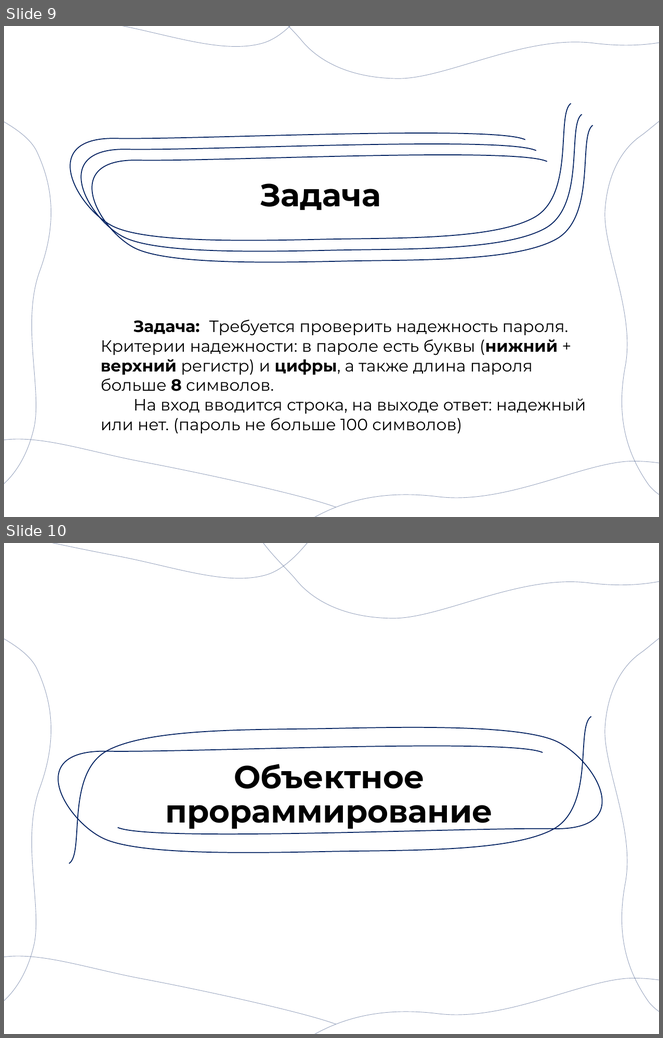
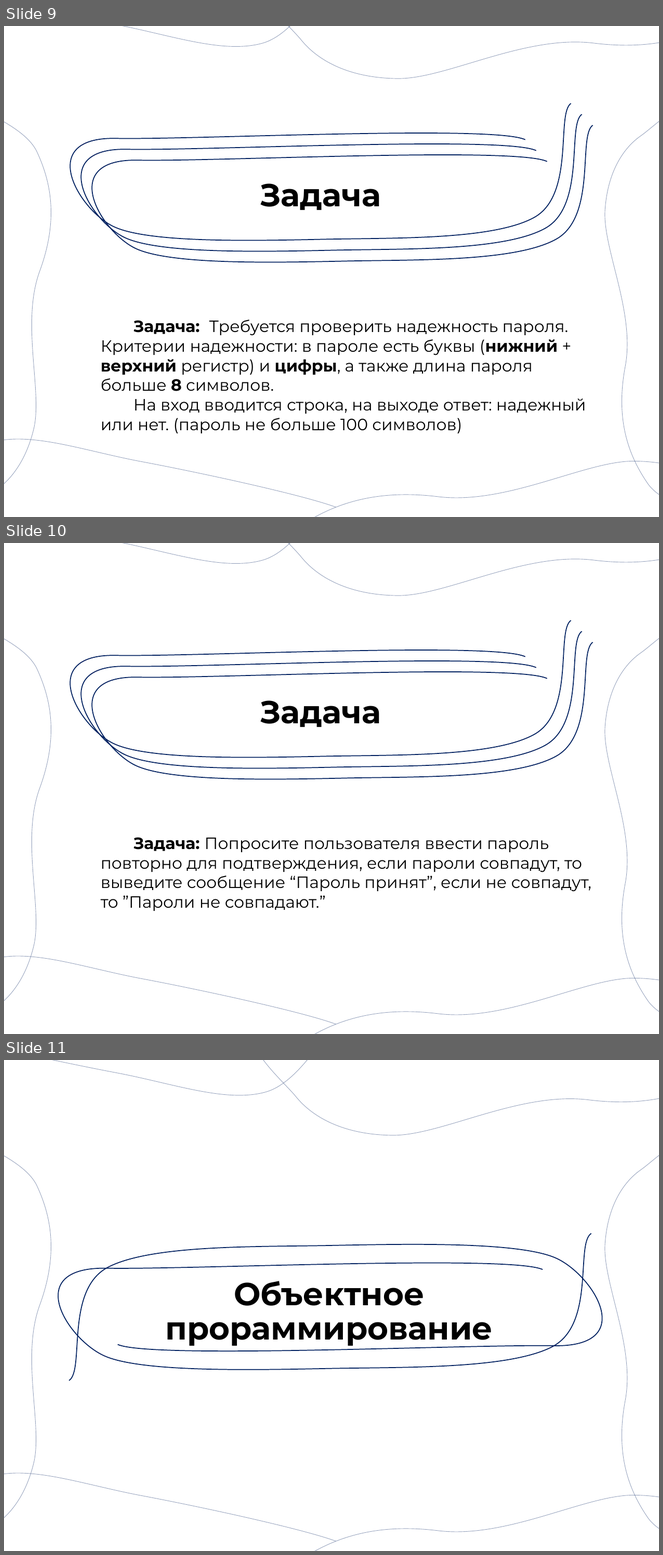
Before and after one commit to Danykrane/EU_code_c, a slide deck: 10 less/Теория/10 урок C++.pptx. Shown one above the other, each under a label of ours: slides 9 and 10 before the commit, slides 9, 10 and 11 after it. The pictures are 663x1038 and 663x1555 pixels, drawn with LibreOffice and Linux fonts; fonts in the diff are those of the drawing. Boxes give left, top, right and bottom in pixels: in the first picture for what was removed or moved away, otherwise in the second. Text is boxed around its words. In the diff, an @@ line names an element or a change of style, - is before the commit and + after.

```diff
--- a/10 less/Теория/10 урок C++.pptx
+++ b/10 less/Теория/10 урок C++.pptx
@@ slide 10 added at <box>4,543,659,1034</box>, background #FFFFFF @@
@@ freeform shape added at <box>4,543,351,619</box>, outline #002060 0.5 pt @@
@@ freeform shape added at <box>254,543,659,603</box>, outline #002060 0.5 pt @@
@@ freeform shape added at <box>4,610,86,1034</box>, outline #002060 0.5 pt @@
@@ freeform shape added at <box>70,620,571,757</box>, outline #002060 1 pt @@
@@ freeform shape added at <box>605,620,659,1034</box>, outline #002060 0.5 pt @@
@@ freeform shape added at <box>81,631,583,768</box>, outline #002060 1 pt @@
@@ freeform shape added at <box>92,643,593,780</box>, outline #002060 1 pt @@
@@ title added at <box>260,701,381,727</box>, 35 pt, text #000000, bold @@
+Задача
@@ text added at <box>101,837,592,911</box>, 18 pt, text #000000 @@
+Задача: Попросите пользователя ввести пароль повторно для подтверждения, если пароли совпадут, то выведите сообщение “Пароль принят”, если не совпадут, то ”Пароли не совпадают.”
@@ freeform shape added at <box>4,901,336,1034</box>, outline #002060 0.5 pt @@
@@ freeform shape added at <box>231,971,659,1034</box>, outline #002060 0.5 pt @@
@@ what was slide 10 is now slide 11 @@
```
Also in this commit, not shown: 23 other files.
